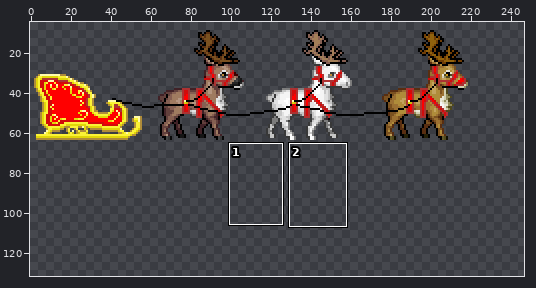
Two states of a sprite sheet, Assets/FuerWinter/WinterdekoPart2.png. The picture above shows the old version from afar; the outline marks the close-up.
Close-up. Old version:
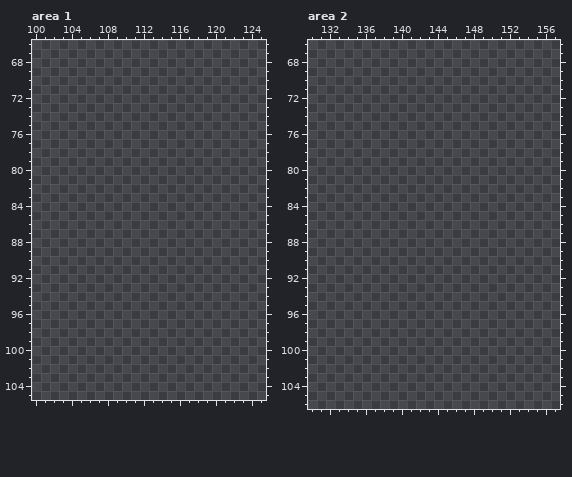
The file is 288x288 pixels. Pixels under 10% opacity are left out. Colours within 5 levels of each other are drawn and written as one. Shown: area 1: x 100..125, y 66..105; area 2: x 130..157, y 66..106. The wide view leaves out empty margins. The commit also changed other parts of the picture, which this record leaves out.
And afterwards:
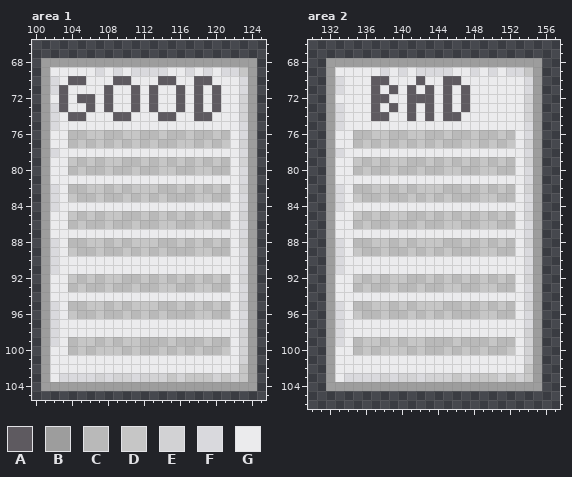
Palette (. is transparent): A #5e5a60  B #9d9d9d  C #b9b9b9  D #c6c6c6  E #d2d2d4  F #d9d9dd  G #ebebed
From old to new:
--- area 1
@@ x 100..125 @@
  67 ..........................
- 68 ..........................
- 69 ..........................
- 70 ..........................
- 71 ..........................
- 72 ..........................
- 73 ..........................
- 74 ..........................
- 75 ..........................
- 76 ..........................
- 77 ..........................
- 78 ..........................
- 79 ..........................
- 80 ..........................
- 81 ..........................
- 82 ..........................
- 83 ..........................
- 84 ..........................
- 85 ..........................
- 86 ..........................
- 87 ..........................
- 88 ..........................
- 89 ..........................
- 90 ..........................
- 91 ..........................
- 92 ..........................
- 93 ..........................
- 94 ..........................
- 95 ..........................
- 96 ..........................
- 97 ..........................
- 98 ..........................
- 99 ..........................
-100 ..........................
-101 ..........................
-102 ..........................
-103 ..........................
-104 ..........................
+ 68 .BBBBBBBBBBBBBBBBBBBBBBBB.
+ 69 .BGGGGGFGFGFFFFGGFGFGFFDB.
+ 70 .BFGAAGGGAAGGGAAGGAAGGGFB.
+ 71 .BFAGGGGAGGAGAGGAGAGAGGFB.
+ 72 .BGAGAAGAGGAGAGGAGAGAGGEB.
+ 73 .BFAGGAGAGGAGAGGAGAGAGGEB.
+ 74 .BFGAAGGGAAGGGAAGGAAGGGEB.
+ 75 .BFGGGGGGGGGGGGGGGGGGGGFB.
+ 76 .BGGCCDDCCDDCCDCCDCCDCGFB.
+ 77 .BGGCDCDCDCDCDCCDDCDCDGEB.
+ 78 .BFGGGGGGGGGGGGGGGGGGGGFB.
+ 79 .BGGDCDCDDCCDCDCDCDCDCGEB.
+ 80 .BGGCDCCDCCDCCDDCCDDCCGFB.
+ 81 .BGGGGGGGGGGGGGGGGGGGGGFB.
+ 82 .BFGCCDDCDCDDDCCDCDCDCGEB.
+ 83 .BFGDCCDCCDCDCDCCCDDCCGFB.
+ 84 .BFGGGGGGGGGGGGGGGGGGGGFB.
+ 85 .BGGDCDCDDCCDCDCDCDCDCGEB.
+ 86 .BGGCDCCDCCDCCDDCCDDCCGFB.
+ 87 .BGGGGGGGGGGGGGGGGGGGGGFB.
+ 88 .BFGCCDDCDCDDDCCDCDCDCGEB.
+ 89 .BFGDCCDCCDCDCDCCCDDCCGFB.
+ 90 .BFGGGGGGGGGGGGGGGGGGGGFB.
+ 91 .BFGGGGGGGGGGGGGGGGGGGGFB.
+ 92 .BGGDCDCDDCCDCDCDCDCDCGEB.
+ 93 .BGGCDCCDCCDCCDDCCDDCCGFB.
+ 94 .BGGGGGGGGGGGGGGGGGGGGGFB.
+ 95 .BFGCCDDCDCDDDCCDCDCDCGEB.
+ 96 .BFGDCCDCCDCDCDCCCDDCCGFB.
+ 97 .BFGGGGGGGGGGGGGGGGGGGGFB.
+ 98 .BFGGGGGGGGGGGGGGGGGGGGEB.
+ 99 .BFGCDDCDCDDCCCDCCCDCCGEB.
+100 .BGGCDCDDDCDCCDCDCDCCDGEB.
+101 .BGGGGGGGGGGGGGGGGGGGGGEB.
+102 .BGGGGGGGGGGGGGGGGGGGGGDB.
+103 .BGFFFFEFEEFEEEDEDDDEDEDB.
+104 .BBBBBBBBBBBBBBBBBBBBBBBB.
 105 ..........................
--- area 2
@@ x 130..157 @@
  67 ............................
- 68 ............................
- 69 ............................
- 70 ............................
- 71 ............................
- 72 ............................
- 73 ............................
- 74 ............................
- 75 ............................
- 76 ............................
- 77 ............................
- 78 ............................
- 79 ............................
- 80 ............................
- 81 ............................
- 82 ............................
- 83 ............................
- 84 ............................
- 85 ............................
- 86 ............................
- 87 ............................
- 88 ............................
- 89 ............................
- 90 ............................
- 91 ............................
- 92 ............................
- 93 ............................
- 94 ............................
- 95 ............................
- 96 ............................
- 97 ............................
- 98 ............................
- 99 ............................
-100 ............................
-101 ............................
-102 ............................
-103 ............................
-104 ............................
+ 68 ..BBBBBBBBBBBBBBBBBBBBBBBB..
+ 69 ..BGGGGGFGFGFFFFGGFGFGFFDB..
+ 70 ..BFGGGAAGGGAGGAAGGGGGGGFB..
+ 71 ..BFGGGAGAGAGAGAGAGGGGGGFB..
+ 72 ..BGGGGAAGGAAAGAGAGGGGGGEB..
+ 73 ..BFGGGAGAGAGAGAGAGGGGGGEB..
+ 74 ..BFGGGAAGGAGAGAAGGGGGGGEB..
+ 75 ..BFGGGGGGGGGGGGGGGGGGGGFB..
+ 76 ..BGGCCDDCCDDCCDCCDCCDCGFB..
+ 77 ..BGGCDCDCDCDCDCCDDCDCDGEB..
+ 78 ..BFGGGGGGGGGGGGGGGGGGGGFB..
+ 79 ..BGGDCDCDDCCDCDCDCDCDCGEB..
+ 80 ..BGGCDCCDCCDCCDDCCDDCCGFB..
+ 81 ..BGGGGGGGGGGGGGGGGGGGGGFB..
+ 82 ..BFGCCDDCDCDDDCCDCDCDCGEB..
+ 83 ..BFGDCCDCCDCDCDCCCDDCCGFB..
+ 84 ..BFGGGGGGGGGGGGGGGGGGGGFB..
+ 85 ..BGGDCDCDDCCDCDCDCDCDCGEB..
+ 86 ..BGGCDCCDCCDCCDDCCDDCCGFB..
+ 87 ..BGGGGGGGGGGGGGGGGGGGGGFB..
+ 88 ..BFGCCDDCDCDDDCCDCDCDCGEB..
+ 89 ..BFGDCCDCCDCDCDCCCDDCCGFB..
+ 90 ..BFGGGGGGGGGGGGGGGGGGGGFB..
+ 91 ..BFGGGGGGGGGGGGGGGGGGGGFB..
+ 92 ..BGGDCDCDDCCDCDCDCDCDCGEB..
+ 93 ..BGGCDCCDCCDCCDDCCDDCCGFB..
+ 94 ..BGGGGGGGGGGGGGGGGGGGGGFB..
+ 95 ..BFGCCDDCDCDDDCCDCDCDCGEB..
+ 96 ..BFGDCCDCCDCDCDCCCDDCCGFB..
+ 97 ..BFGGGGGGGGGGGGGGGGGGGGFB..
+ 98 ..BFGGGGGGGGGGGGGGGGGGGGEB..
+ 99 ..BFGCDDCDCDDCCCDCCCDCCGEB..
+100 ..BGGCDCDDDCDCCDCDCDCCDGEB..
+101 ..BGGGGGGGGGGGGGGGGGGGGGEB..
+102 ..BGGGGGGGGGGGGGGGGGGGGGDB..
+103 ..BGFFFFEFEEFEEEDEDDDEDEDB..
+104 ..BBBBBBBBBBBBBBBBBBBBBBBB..
 105 ............................
Pixel boxes of the changes (left, top, right, bottom) in both close-ups:
added: (41, 58, 257, 391)
added: (326, 58, 542, 391)
